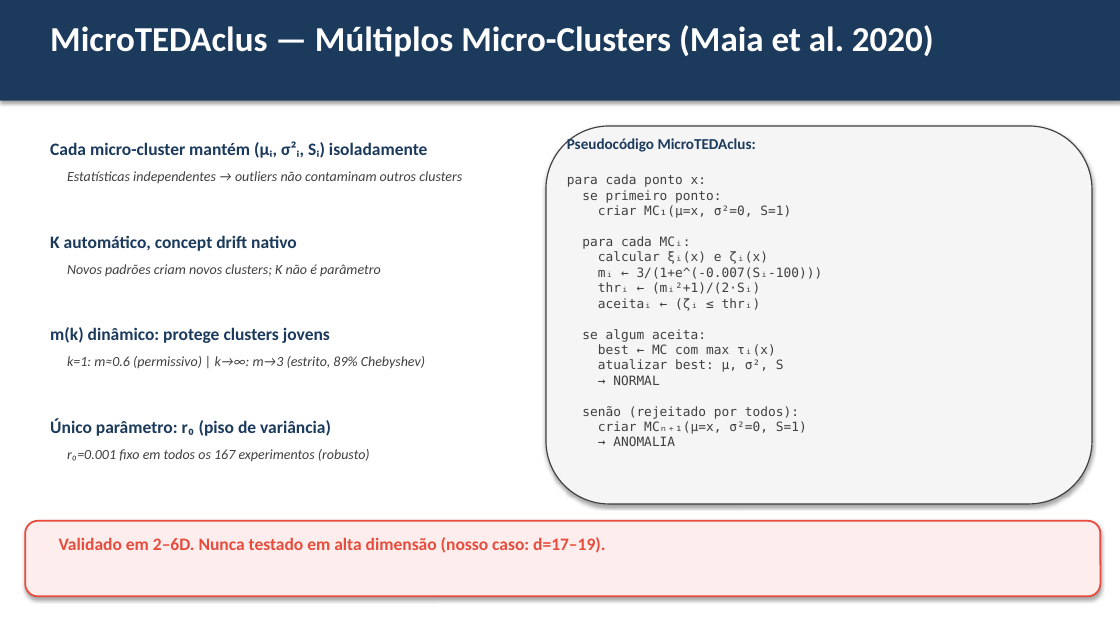
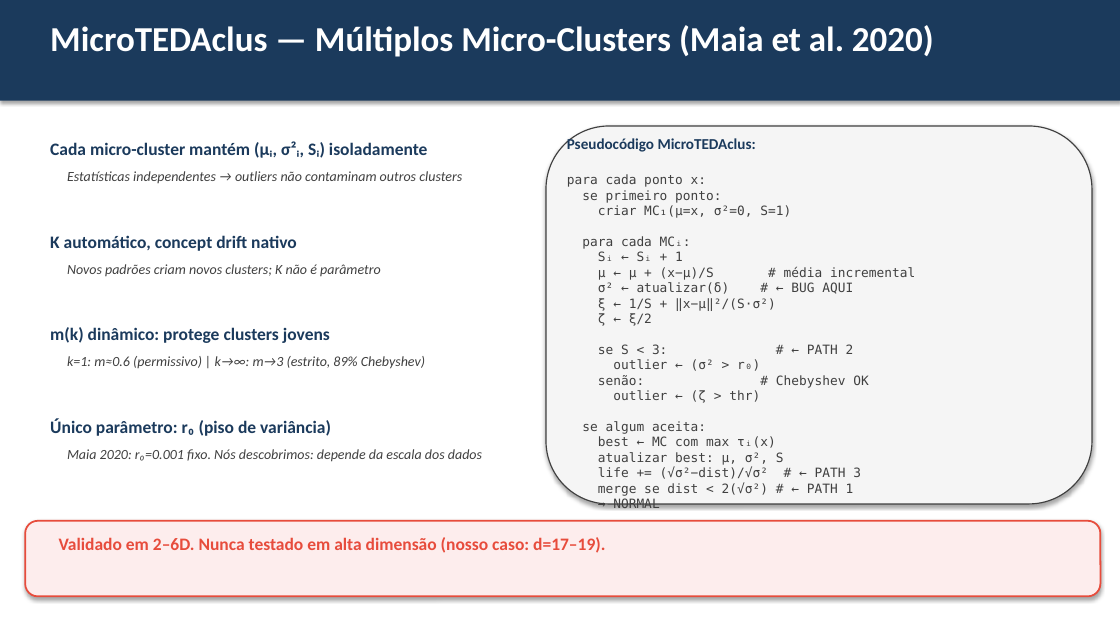
Before and after one commit to agvicente/final-project, a slide deck: slide 3 of docs/meeting/2026-04-17-main-advisor/2026-04-17-main-advisor.pptx. Drawn at 1120x630 pixels with LibreOffice and Linux fonts; fonts in the diff are those of the drawing. Boxes give left, top, right and bottom in pixels: in the first picture for what was removed or moved away, otherwise in the second. Text is boxed around its words. In the diff, an @@ line names an element or a change of style, - is before the commit and + after.

```diff
--- a/docs/meeting/2026-04-17-main-advisor/2026-04-17-main-advisor.pptx
+++ b/docs/meeting/2026-04-17-main-advisor/2026-04-17-main-advisor.pptx
@@ text at (x1=567, y1=174, x2=915, y2=496): text changed @@
-para cada ponto x:
-se primeiro ponto:
-criar MC₁(μ=x, σ²=0, S=1)
-para cada MCᵢ:
-calcular ξᵢ(x) e ζᵢ(x)
-mᵢ ← 3/(1+e^(-0.007(Sᵢ-100)))
-thrᵢ ← (mᵢ²+1)/(2·Sᵢ)
-aceitaᵢ ← (ζᵢ ≤ thrᵢ)
-se algum aceita:
-best ← MC com max τᵢ(x)
-atualizar best: μ, σ², S
-→ NORMAL
-senão (rejeitado por todos):
-criar MCₙ₊₁(μ=x, σ²=0, S=1)
-→ ANOMALIA
+para cada ponto x:
+se primeiro ponto:
+criar MC₁(μ=x, σ²=0, S=1)
+para cada MCᵢ:
+Sᵢ ← Sᵢ + 1
+μ ← μ + (x−μ)/S # média incremental
+σ² ← atualizar(δ) # ← BUG AQUI
+ξ ← 1/S + ‖x−μ‖²/(S·σ²)
+ζ ← ξ/2
+se S < 3: # ← PATH 2
+outlier ← (σ² > r₀)
+senão: # Chebyshev OK
+outlier ← (ζ > thr)
+se algum aceita:
+best ← MC com max τᵢ(x)
+atualizar best: μ, σ², S
+life += (√σ²−dist)/√σ² # ← PATH 3
+merge se dist < 2(√σ²) # ← PATH 1
+→ NORMAL
+senão (rejeitado por todos):
+criar MCₙ₊₁(μ=x, σ²=0, S=1)
+→ ANOMALIA
@@ text at (x1=67, y1=449, x2=482, y2=462): text changed @@
-r₀=0.001 fixo em todos os 167 experimentos (robusto)
+Maia 2020: r₀=0.001 fixo. Nós descobrimos: depende da escala dos dados
```
Also in this commit, not shown: 7 other files.
